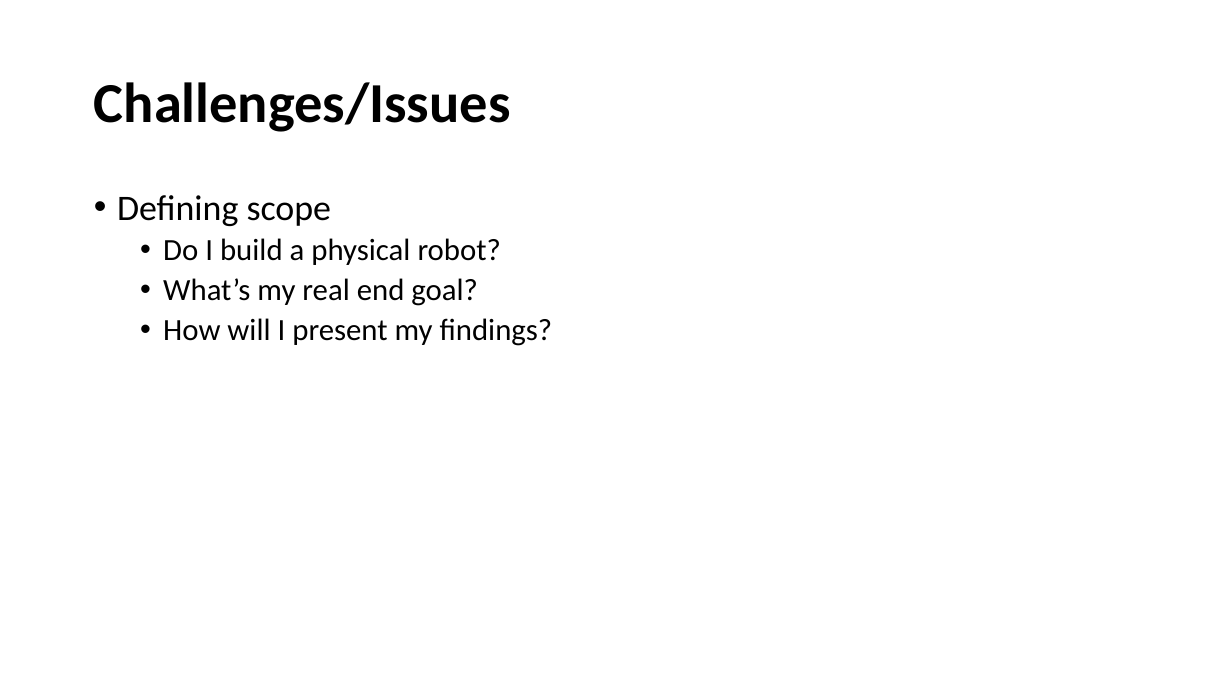
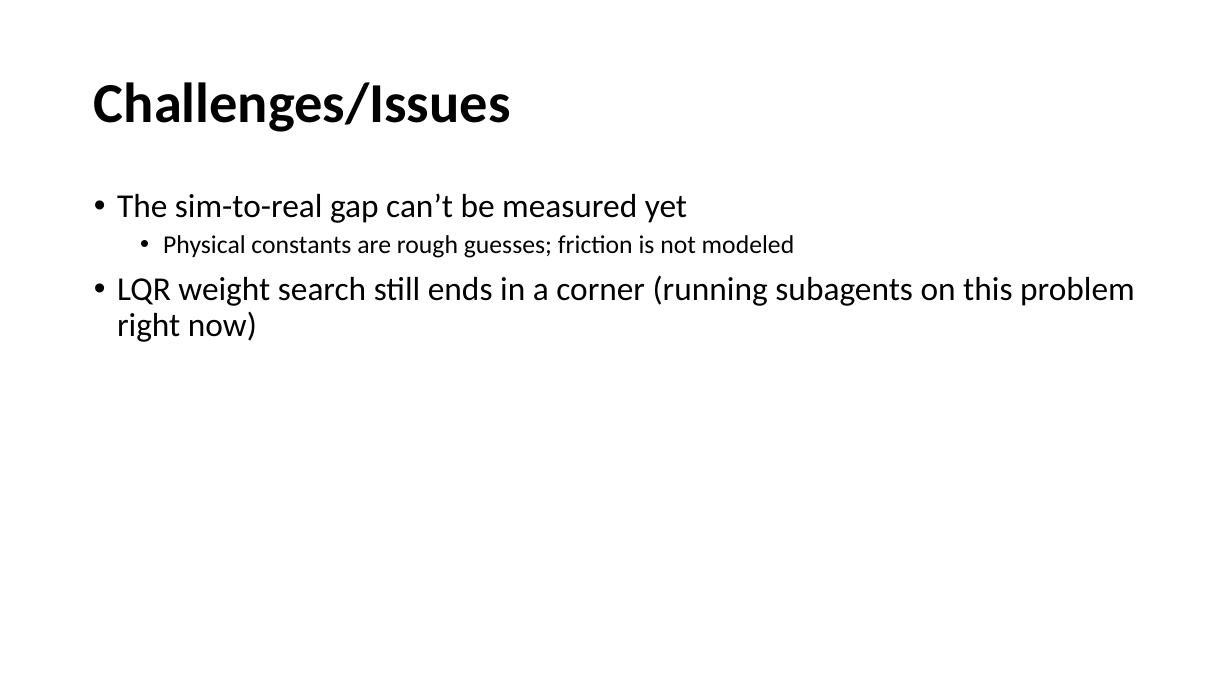
Before and after one commit to evandm4/engr-10301h-balancing-robot, a slide deck: slide 7 of docs/Evan Moore Progress Update.pptx (slide 6 before the commit). Drawn at 1232x693 pixels with LibreOffice and Linux fonts; fonts in the diff are those of the drawing. Boxes give left, top, right and bottom in pixels: in the first picture for what was removed or moved away, otherwise in the second. Text is boxed around its words. In the diff, an @@ line names an element or a change of style, - is before the commit and + after.

```diff
--- a/docs/Evan Moore Progress Update.pptx
+++ b/docs/Evan Moore Progress Update.pptx
@@ text at (x1=117, y1=193, x2=1135, y2=342): text changed; size 24 to 26 pt @@
-• Defining scope
-  • Do I build a physical robot?
-  • What’s my real end goal?
-  • How will I present my findings?
+• The sim-to-real gap can’t be measured yet
+  • Physical constants are rough guesses; friction is not modeled
+• LQR weight search still ends in a corner (running subagents on this problem right now)
```
Also in this commit, not shown: 4 other slides changed, 3 slides added, 2 slides removed, 2 other files.
